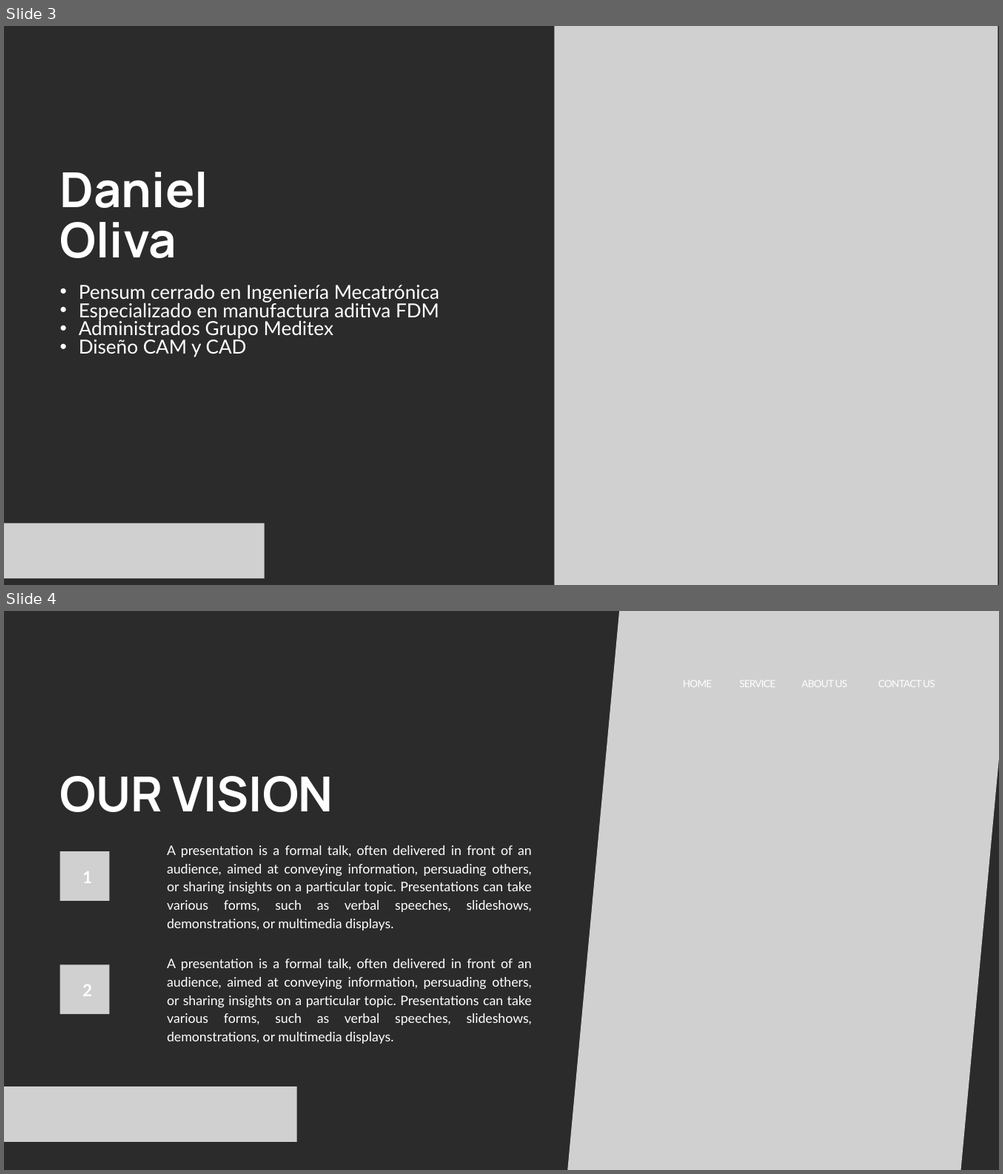
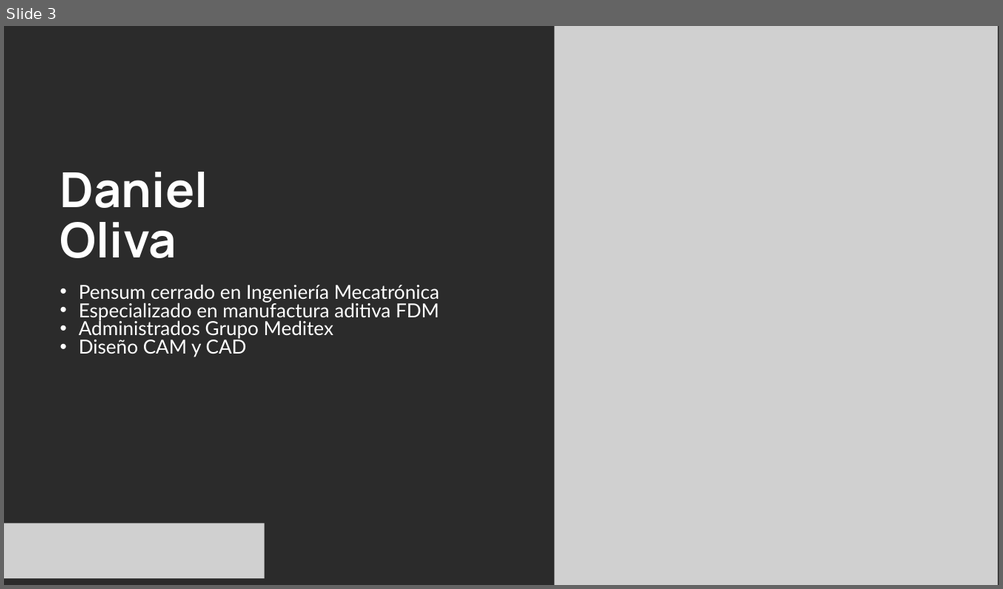
Before and after one commit to PabloJLM/ESPNOW-en-accion, a slide deck: Presentacion ESP NOW.pptx. Shown one above the other, each under a label of ours: slides 3 and 4 before the commit, slide 3 after it. The pictures are 1003x1174 and 1003x589 pixels, drawn with LibreOffice and Linux fonts; fonts in the diff are those of the drawing; grey boxes stand for pictures; background and template pictures are left out; a plain dark background stands for a picture behind light text. Boxes give left, top, right and bottom in pixels: in the first picture for what was removed or moved away, otherwise in the second. Text is boxed around its words. In the diff, an @@ line names an element or a change of style, - is before the commit and + after.

```diff
--- a/Presentacion ESP NOW.pptx
+++ b/Presentacion ESP NOW.pptx
@@ slide 4 removed at [4,611,999,1170], background picture (left out) @@
@@ picture removed at [567,611,999,1170] @@
@@ text removed at [683,681,711,687] @@
-  HOME
@@ text removed at [739,681,775,687] @@
-  SERVICE
@@ text removed at [801,681,848,687] @@
-  ABOUT US
@@ text removed at [878,681,935,687] @@
-  CONTACT US
@@ text removed at [60,776,333,812] @@
-OUR VISION
@@ picture removed at [60,851,109,901] @@
@@ text removed at [167,846,532,931] @@
-  A presentation is a formal talk, often delivered in front of an audience, aimed at conveying information, persuading others, or sharing insights on a particular topic. Presentations can take various forms, such as verbal speeches, slideshows, demonstrations, or multimedia displays.
@@ text removed at [82,871,92,883] @@
-1
@@ picture removed at [60,965,109,1014] @@
@@ text removed at [167,959,532,1044] @@
-  A presentation is a formal talk, often delivered in front of an audience, aimed at conveying information, persuading others, or sharing insights on a particular topic. Presentations can take various forms, such as verbal speeches, slideshows, demonstrations, or multimedia displays.
@@ text removed at [82,985,92,997] @@
-2
@@ picture removed at [4,1087,296,1142] @@
```
Also in this commit, not shown: 2 slides changed, 12 slides added, 4 other slides removed, 1 other file.
